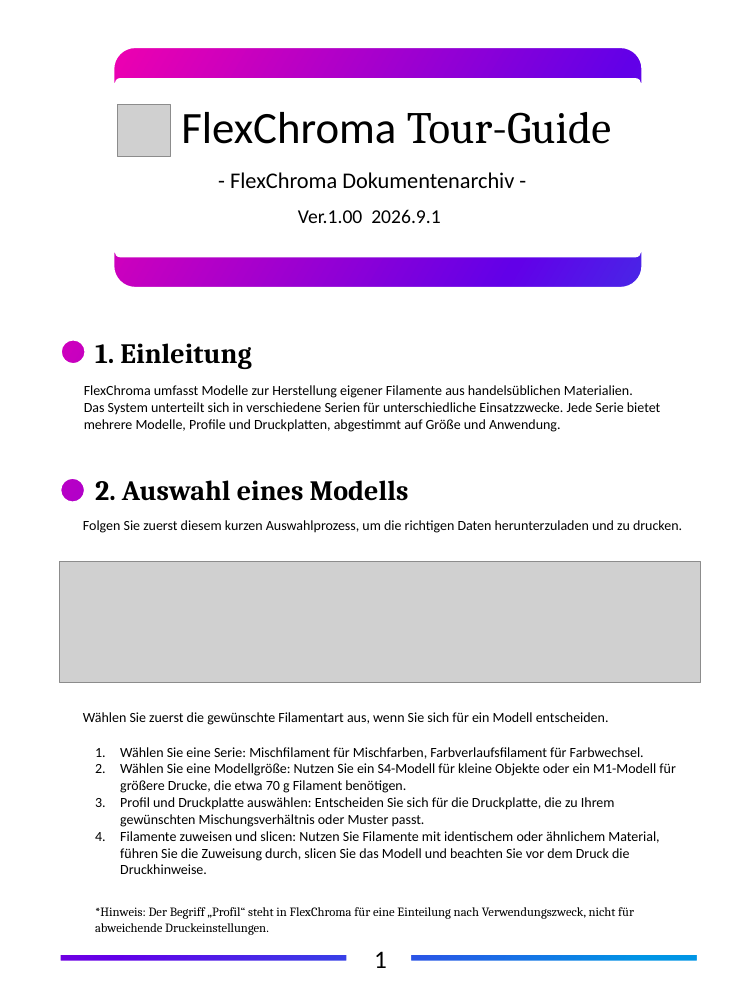
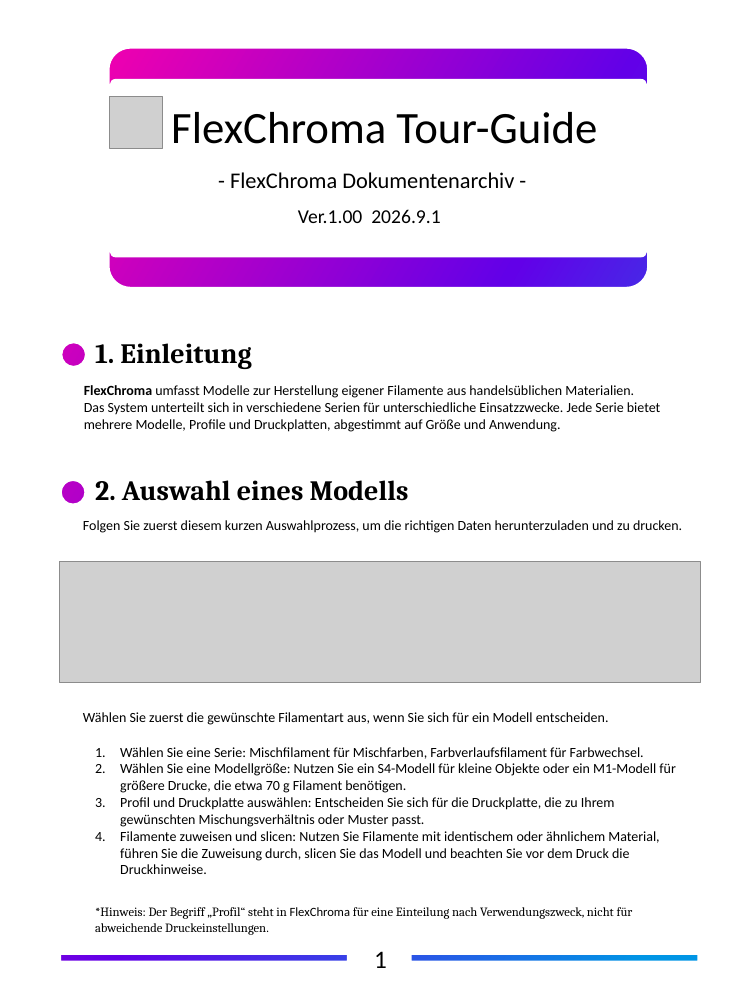
Before and after one commit to FlexChromaHQ/FlexChroma, a slide deck: slide 6 of Documents/Original/FlexChroma_Tour_Guide_DE.pptx. Drawn at 756x1008 pixels with LibreOffice and Linux fonts; fonts in the diff are those of the drawing; grey boxes stand for pictures. Boxes give left, top, right and bottom in pixels: in the first picture for what was removed or moved away, otherwise in the second. Text is boxed around its words. In the diff, an @@ line names an element or a change of style, - is before the commit and + after.

```diff
--- a/Documents/Original/FlexChroma_Tour_Guide_DE.pptx
+++ b/Documents/Original/FlexChroma_Tour_Guide_DE.pptx
@@ freeform shape at (0, 1, 756, 1008): outline redrawn @@
@@ picture: place and size @@
-picture at (117, 105, 170, 156)
+picture at (110, 97, 163, 148)
@@ text "FlexChroma Tour-Guide": place and size @@
-text "FlexChroma Tour-Guide" at (181, 112, 611, 144)
+text "FlexChroma Tour-Guide" at (171, 112, 597, 144)
@@ text "FlexChroma Tour-Guide" at (171, 112, 597, 144): font Cambria to Calibri in "Tour-Guide" @@
@@ text at (84, 385, 634, 398): bold on in "FlexChroma" @@
@@ text "*Hinweis: Der Begriff „Profil“ steht ..." at (95, 907, 633, 935): font Cambria to Calibri in "FlexChroma" @@
```
Also in this commit, not shown: 6 other slides changed, 19 other files.
